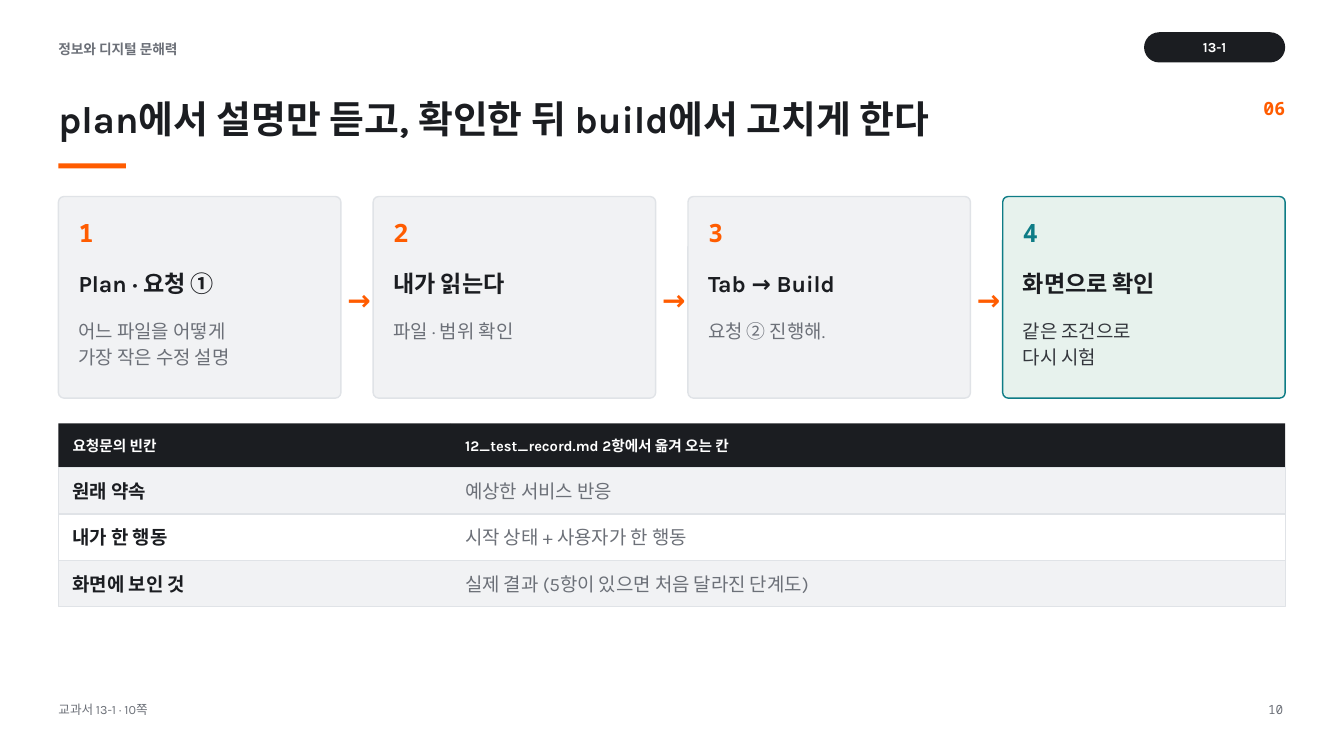
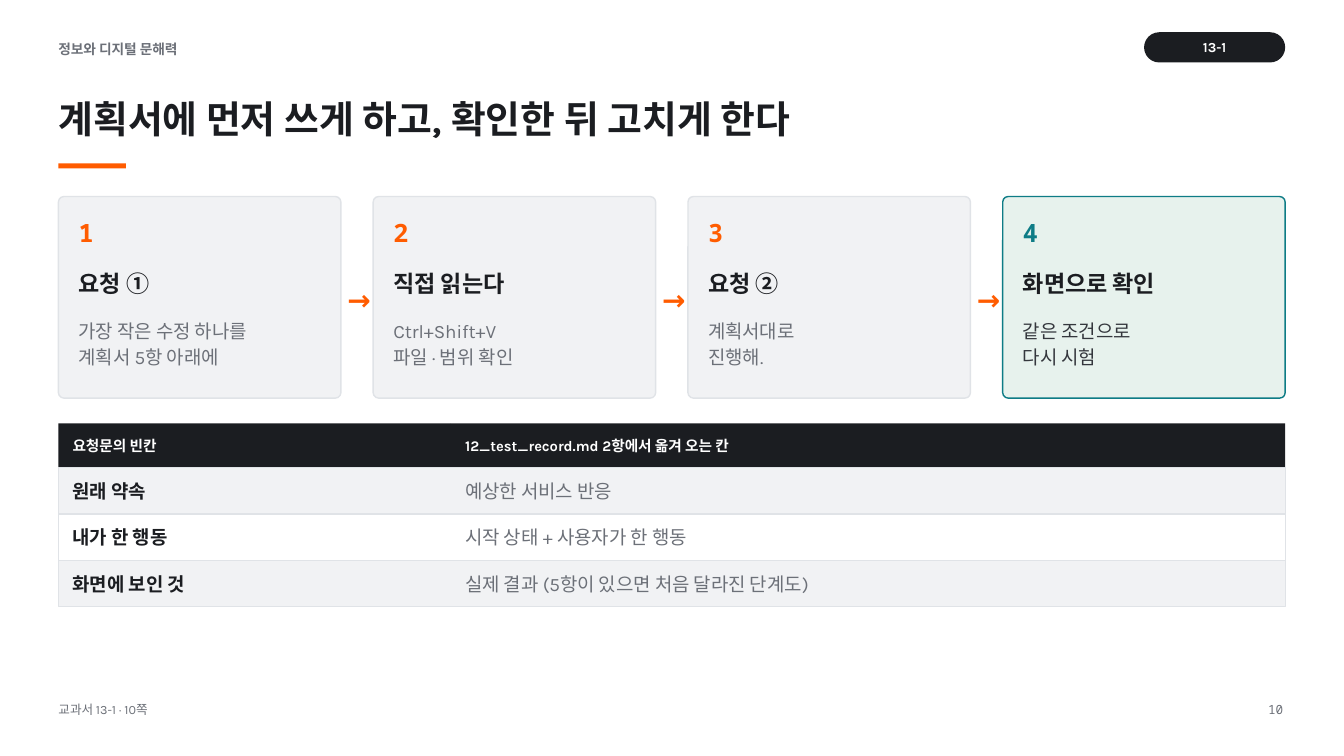
Before and after one commit to vcl-korea/2026-2nd-semester__jdh, a slide deck: slide 10 of 13/ppt/13-1_수행평가_3_안내와_마무리.pptx. Drawn at 1344x756 pixels with LibreOffice and Linux fonts; fonts in the diff are those of the drawing. Boxes give left, top, right and bottom in pixels: in the first picture for what was removed or moved away, otherwise in the second. Text is boxed around its words. In the diff, an @@ line names an element or a change of style, - is before the commit and + after.

```diff
--- a/13/ppt/13-1_수행평가_3_안내와_마무리.pptx
+++ b/13/ppt/13-1_수행평가_3_안내와_마무리.pptx
@@ text at (58, 101, 790, 138): text changed @@
-plan에서 설명만 듣고, 확인한 뒤 build에서 고치게 한다
+계획서에 먼저 쓰게 하고, 확인한 뒤 고치게 한다
@@ text removed at (1263, 102, 1285, 116) @@
-06
@@ text "요청 ②" at (708, 272, 779, 294): vertical alignment top to middle @@
@@ text at (79, 272, 149, 294): text changed @@
-Plan · 요청 ①
+요청 ①
@@ text at (393, 272, 505, 294): text changed @@
-내가 읽는다
+직접 읽는다
@@ text at (708, 272, 779, 294): text changed; size 13.5 to 16.5 pt; text colour #6C7078 to #1B1D21; bold on @@
-요청 ② 진행해.
+요청 ②
@@ text removed at (708, 275, 835, 293) @@
-Tab → Build
@@ text at (79, 322, 247, 366): text changed @@
-어느 파일을 어떻게
-가장 작은 수정 설명
+가장 작은 수정 하나를
+계획서 5항 아래에
@@ text at (393, 325, 496, 338): paragraph added @@
+Ctrl+Shift+V
@@ text added at (708, 322, 795, 366), 13.5 pt, text #6C7078 @@
+계획서대로
+진행해.
```
Also in this commit, not shown: 16 other slides changed, 57 other files.
